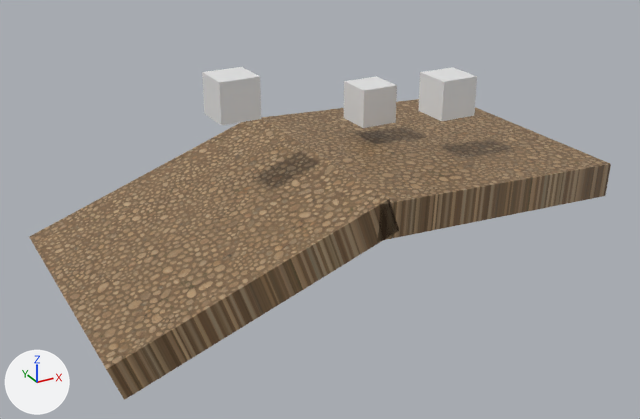
Before and after pictures for a commit that changed the glTF model assets/game.glb.
Before and after are seen from a 50 mm lens placed at (-1.94, -5.32, 2.55), pointed at (0.91, -0.13, -0.04). Arrows for +X, +Y and +Z are at lower left; the lights stay in place.

Before the edit, the objects in view are built like this:
```python
me_cube = bpy.data.meshes.new('Cube')
me_cube.from_pydata(...)  # a box spanning x -1.0..1.0, y -1.0..1.0, z -1.0..1.0
me_plane = bpy.data.meshes.new('Plane')
me_plane.from_pydata(...)  # 40 vertices, 76 faces; spans x -1.0..1.0, y -1.0..1.0, z -0.23..0.03
me_plane.materials.append(mat_cobblestone_02)  # picture img_ucupaint_cobblestone_02_color
ob_cube_002 = bpy.data.objects.new('Cube.002', me_cube)
ob_cube_002.location = (1.863, -0.309, 0.734)
ob_cube_002.scale = (0.145, 0.145, 0.145)
ob_cube_003 = bpy.data.objects.new('Cube.003', me_cube)
ob_cube_003.location = (1.529, 0.205, 0.588)
ob_cube_003.scale = (0.145, 0.145, 0.145)
ob_ground_001 = bpy.data.objects.new('ground.001', me_plane)
ob_ground_001.location = (1.866, 0.0, 0.26)
ob_ground_001.rotation_euler = (0.0, 0.0445, 0.0)  # degrees (0, 2.5, 0)
# also in view: 'ground' at (0.03, 0.0, -0.1); 'Cube' at (0.31, -0.01, 0.87)
```
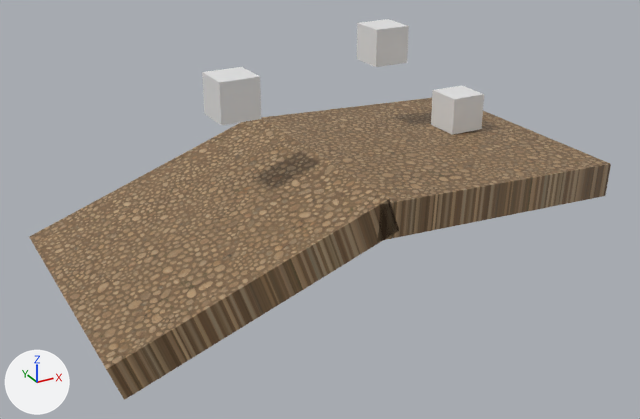
Pixel boxes [x1, y1, x2, y2] of what changed, in the pictures (640 x 419 px):
'Cube.003', moved: before [344, 76, 397, 128]; after [357, 19, 409, 67]
'Cube.002', moved: before [418, 67, 477, 121]; after [431, 85, 484, 135]

What changed in the scene script:
```text
Change ob_cube_002:
    ob_cube_002.location: (1.863, -0.309, 0.734) -> (2.325, 0.157, 0.42)
Change ob_cube_003:
    ob_cube_003.location: (1.529, 0.205, 0.588) -> (1.827, 0.518, 0.944)
```
